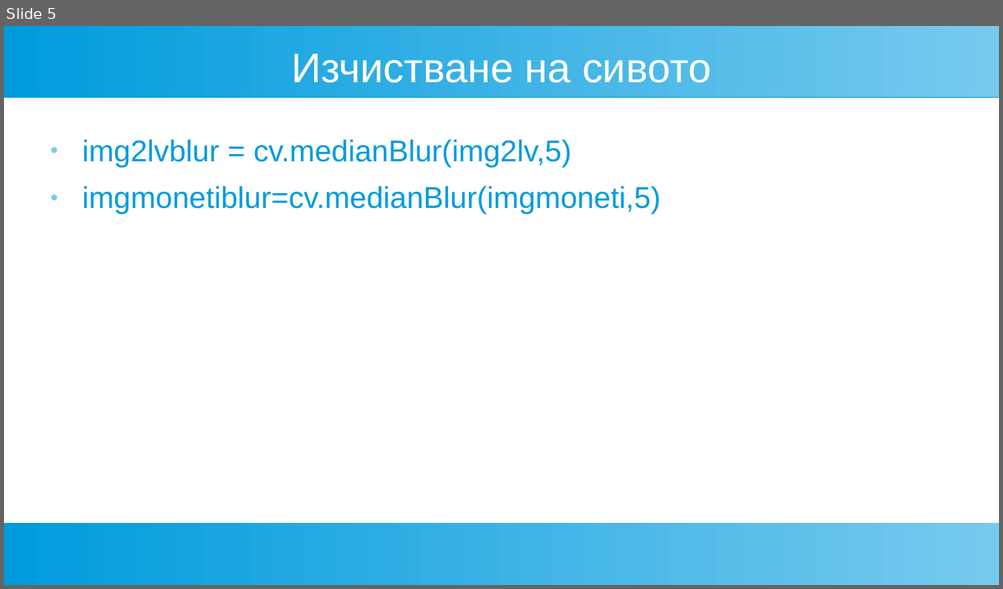
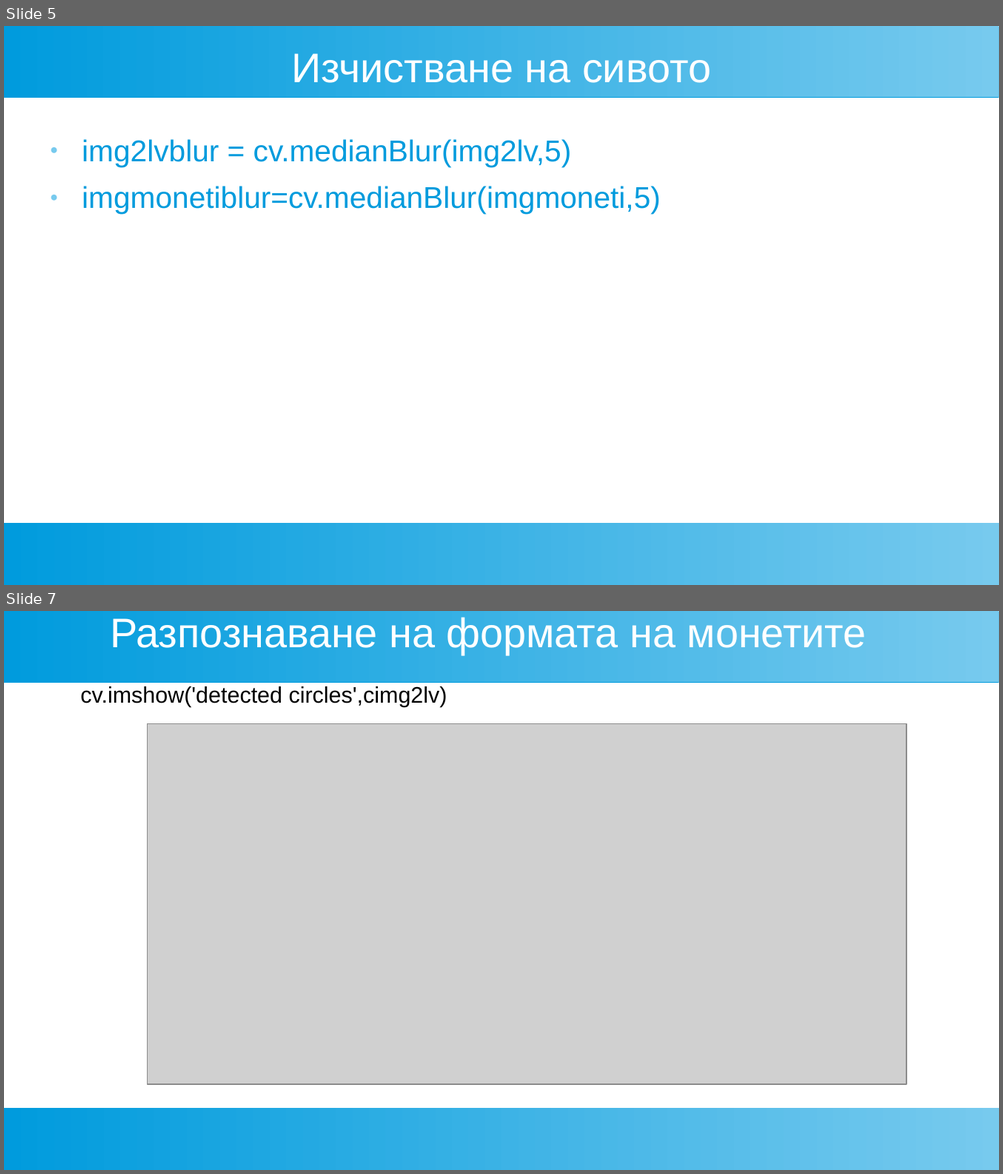
Before and after one commit to vrstanchev/TU-Projects, a slide deck: Semester1/ComputerVision/Moneti_614872.ppt. Shown one above the other, each under a label of ours: slide 5 before the commit, slides 5 and 7 after it; the slides between them are not shown. The pictures are 1003x589 and 1003x1174 pixels, drawn with LibreOffice and Linux fonts; fonts in the diff are those of the drawing; grey boxes stand for pictures. Boxes give left, top, right and bottom in pixels: in the first picture for what was removed or moved away, otherwise in the second. Text is boxed around its words. In the diff, an @@ line names an element or a change of style, - is before the commit and + after.

```diff
--- a/Semester1/ComputerVision/Moneti_614872.ppt
+++ b/Semester1/ComputerVision/Moneti_614872.ppt
@@ slide 7 added at <box>4,611,999,1170</box>, background #FFFFFF; not listed: 2 template elements that a slide beside it also shows @@
@@ text added at <box>110,617,866,655</box>, 33 pt, text #FFFFFF @@
+Разпознаване на формата на монетите
@@ text added at <box>80,686,447,707</box>, 18 pt, text #000000 @@
+cv.imshow('detected circles',cimg2lv)
@@ picture added at <box>148,723,907,1085</box> @@
```
Also in this commit, not shown: 1 slide changed, 1 other slide added, 1 slide removed, 3 other files.
